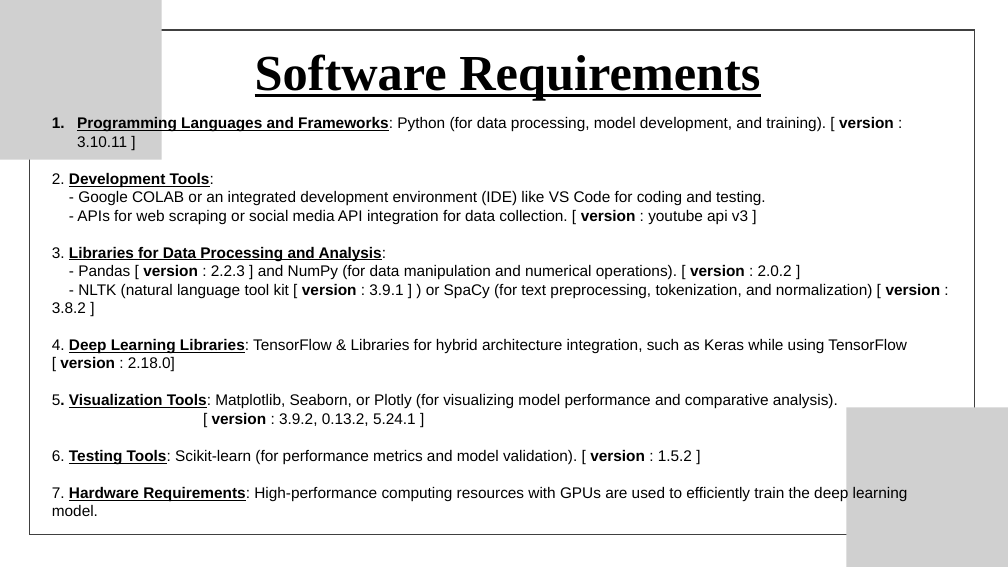
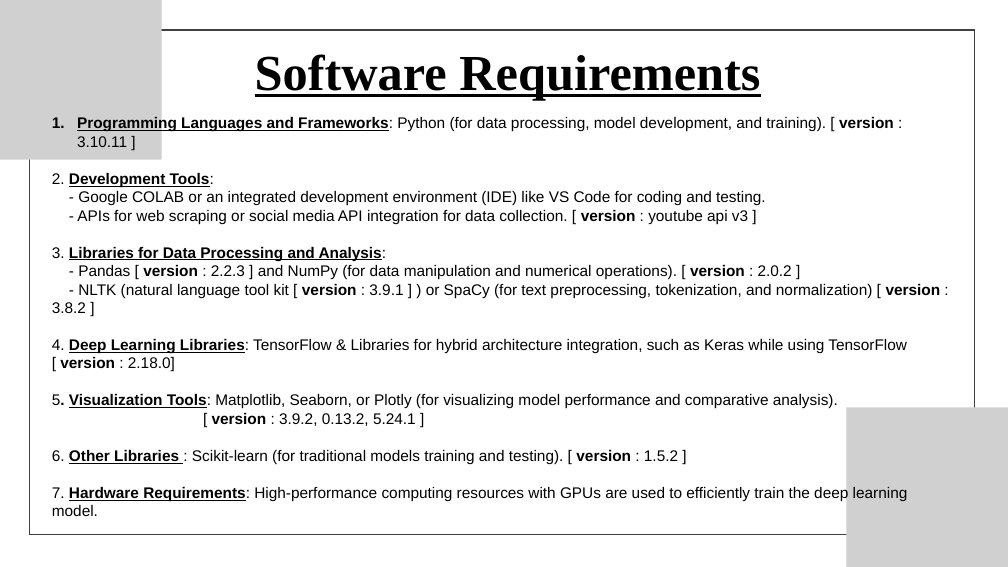
Before and after one commit to Codegeek2004/CyberBullying_Detection, a slide deck: slide 15 of static/asset/PRESENTATION.pptx. Drawn at 1008x567 pixels with LibreOffice and Linux fonts; fonts in the diff are those of the drawing; grey boxes stand for pictures. Boxes give left, top, right and bottom in pixels: in the first picture for what was removed or moved away, otherwise in the second. Text is boxed around its words. In the diff, an @@ line names an element or a change of style, - is before the commit and + after.

```diff
--- a/static/asset/PRESENTATION.pptx
+++ b/static/asset/PRESENTATION.pptx
@@ text at [52, 413, 908, 516]: text changed @@
-[ version : 3.9.2, 0.13.2, 5.24.1 ]
-6. Testing Tools: Scikit-learn (for performance metrics and model validation). [ version : 1.5.2 ]
-7. Hardware Requirements: High-performance computing resources with GPUs are used to efficiently train the deep learning model.
+[ version : 3.9.2, 0.13.2, 5.24.1 ]
+6. Other Libraries : Scikit-learn (for traditional models training and testing). [ version : 1.5.2 ]
+7. Hardware Requirements: High-performance computing resources with GPUs are used to efficiently train the deep learning model.
```
Also in this commit, not shown: 5 other slides changed.
